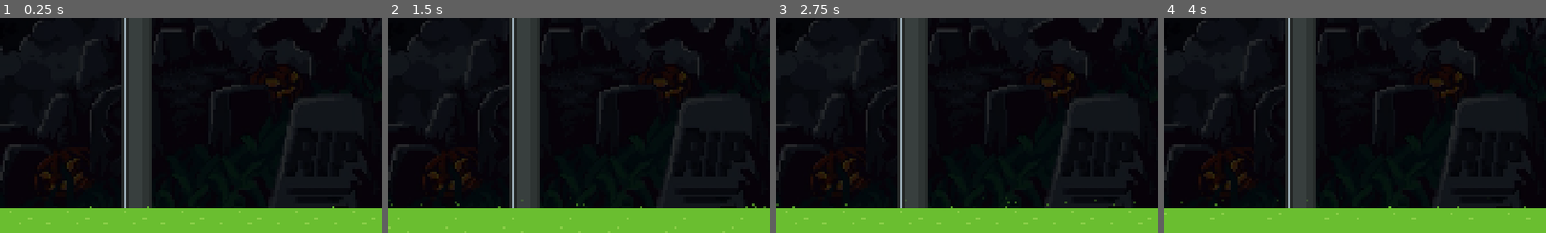
Above: before the commit, frames 1-4 (left to right).
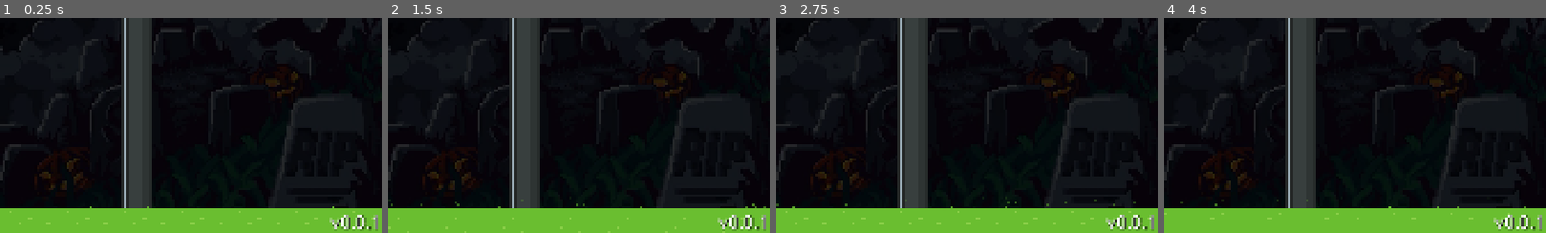
Above: after the commit, the same moments.

Repository: Giantswing/graveyard-bouncers
Game: Godot game, scene res://scenes/main-level.tscn
Same seed, same stepped clock (60 frames per second), same inputs: the game is played once before the commit and once after it.
Inputs:
- Up to frame 1 (0.25 s): no input
- Up to frame 2 (1.5 s): tap Enter at 0.5 s; hold D (Right) from 0.53 s (still down); tap Space (Jump) at 0.77 s
- Up to frame 3 (2.75 s): tap Space (Jump) at 1.52 s; release D (Right) at 2.03 s; hold A (Left) from 2.03 s (still down)
- Up to frame 4 (4 s): tap R (Reset) at 2.75 s; release A (Left) at 2.78 s; hold D (Right) from 2.78 s (still down); tap Space (Jump) at 3.02, 3.77 s
The pictures show only the part of the screen within x 50-100%, y 50-100%; the shares and areas given below are measured in that part.

The runs differ from the first frame. In frame 1, 0.5% of the frame differs, in the area x 86-99%, y 91-100%; in frame 2, 0.5%; in frame 3, 0.5%; in frame 4, 0.5%.

Commit message:
Added version numbe

Diff:
--- a/project.godot
+++ b/project.godot
@@ -11,6 +11,7 @@
 [application]
 
 config/name="graveyard-bouncers-godot"
+config/version="0.0.1"
 run/main_scene="uid://btuvbhvc412un"
 config/features=PackedStringArray("4.4", "Mobile")
 
--- a/scenes/ui.tscn
+++ b/scenes/ui.tscn
@@ -1,9 +1,10 @@
-[gd_scene load_steps=5 format=3 uid="uid://50wu1jt67mqg"]
+[gd_scene load_steps=6 format=3 uid="uid://50wu1jt67mqg"]
 
 [ext_resource type="Script" uid="uid://dtqbfcsfon5fk" path="res://scripts/ui.gd" id="1_yev5y"]
 [ext_resource type="PackedScene" uid="uid://bh2e3rf6yppxo" path="res://scenes/ui_heart.tscn" id="2_gdt2y"]
 [ext_resource type="Theme" uid="uid://bskvkfmytudor" path="res://fonts/default-font.tres" id="3_wm3ai"]
 [ext_resource type="Material" uid="uid://b0xyk8m5xjeue" path="res://shaders/wavy.tres" id="4_gdt2y"]
+[ext_resource type="Script" uid="uid://vhpdoxaffmvo" path="res://scripts/version.gd" id="4_wm3ai"]
 
 [node name="UI" type="CanvasLayer"]
 
@@ -51,6 +52,29 @@
 text = "time"
 horizontal_alignment = 2
 uppercase = true
+
+[node name="VersionLabel" type="Label" parent="Control"]
+layout_mode = 1
+anchors_preset = 3
+anchor_left = 1.0
+anchor_top = 1.0
+anchor_right = 1.0
+anchor_bottom = 1.0
+offset_left = -211.0
+offset_top = -82.0
+grow_horizontal = 0
+grow_vertical = 0
+size_flags_horizontal = 8
+size_flags_vertical = 0
+theme = ExtResource("3_wm3ai")
+theme_override_colors/font_shadow_color = Color(0, 0, 0, 1)
+theme_override_constants/shadow_offset_x = 3
+theme_override_constants/shadow_offset_y = 3
+theme_override_font_sizes/font_size = 41
+text = "v"
+horizontal_alignment = 2
+vertical_alignment = 2
+script = ExtResource("4_wm3ai")
 
 [node name="HeartContainer" type="HBoxContainer" parent="Control"]
 unique_name_in_owner = true
--- /dev/null
+++ b/scripts/version.gd
@@ -0,0 +1,4 @@
+extends Label
+
+func _ready() -> void:
+	text = "v" + ProjectSettings.get_setting("application/config/version")
Not shown, added: scripts/version.gd.uid
Not shown: 1 places in shaders/wavy.tres that only renumber resources
Not shown, added: builds/no_3d.build
Not shown, added: no_3d
